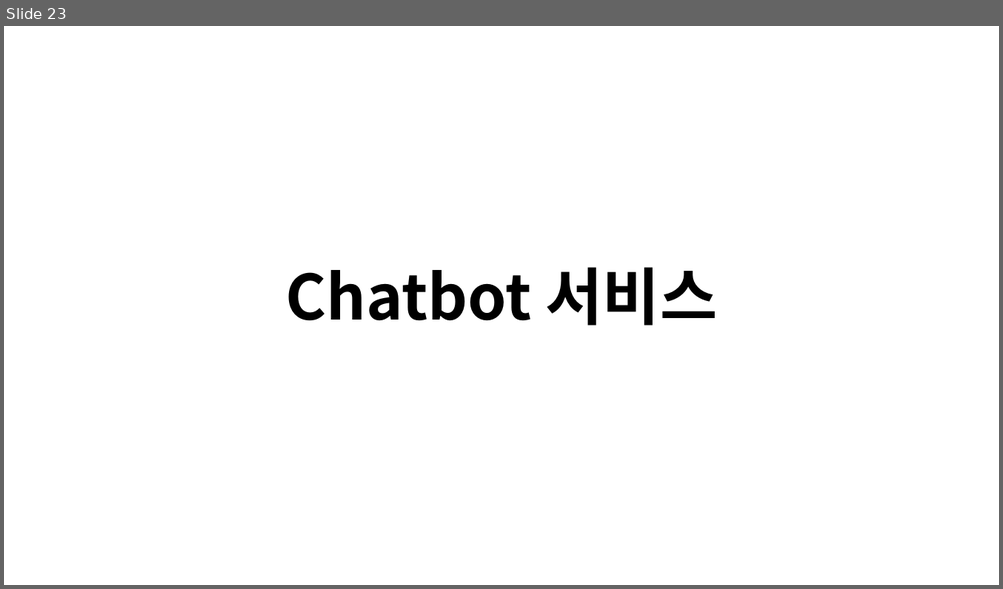
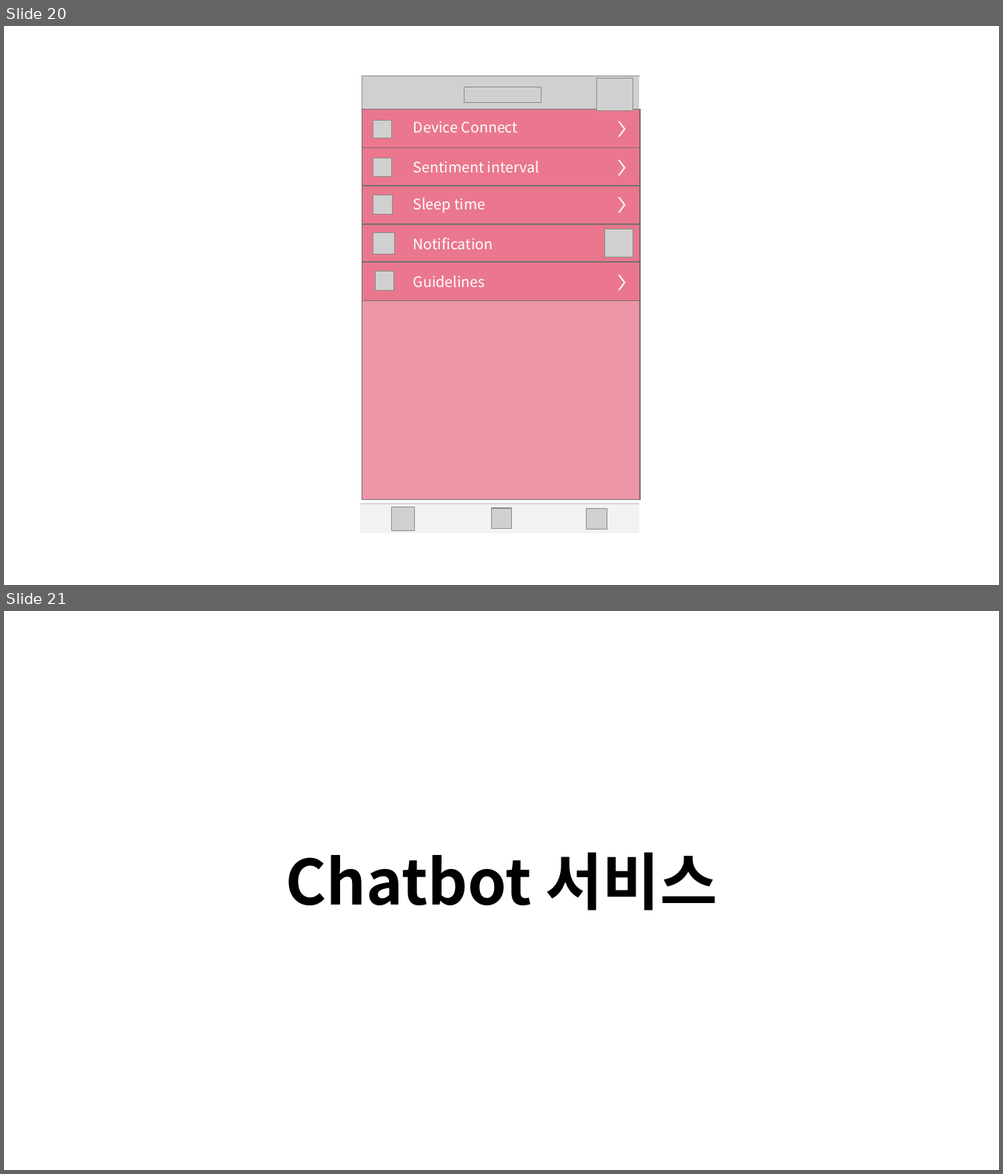
Before and after one commit to edicu2/Sentiment_Diffuser, a slide deck: documents/4. diffuser_디자인기획서/화면정의서_모바일.pptx. Shown one above the other, each under a label of ours: slide 23 before the commit, slides 20 and 21 after it. The pictures are 1003x589 and 1003x1174 pixels, drawn with LibreOffice and Linux fonts; fonts in the diff are those of the drawing; grey boxes stand for pictures. Boxes give left, top, right and bottom in pixels: in the first picture for what was removed or moved away, otherwise in the second. Text is boxed around its words. In the diff, an @@ line names an element or a change of style, - is before the commit and + after.

```diff
--- a/documents/4. diffuser_디자인기획서/화면정의서_모바일.pptx
+++ b/documents/4. diffuser_디자인기획서/화면정의서_모바일.pptx
@@ slide 20 added at [4,26,999,585], background #FFFFFF @@
@@ picture added at [361,76,641,110] @@
@@ picture added at [464,87,541,103] @@
@@ picture added at [597,79,633,111] @@
@@ rounded rectangle added at [640,76,670,566], fill #FFFFFF, outline #FFFFFF 1 pt @@
@@ rectangle added at [361,110,640,148], fill #EA778E, outline #767171 1 pt @@
@@ rounded rectangle added at [290,115,360,540], fill #FFFFFF, outline #FFFFFF 1 pt @@
@@ picture added at [373,120,391,138] @@
@@ text added at [413,121,518,133], 14 pt, text #FFFFFF @@
+Device Connect
@@ chevron added at [619,122,625,136], fill #FFFFFF, outline #FFFFFF 1 pt @@
@@ rectangle added at [361,147,640,187], fill #EA778E, outline #767171 1 pt @@
@@ picture added at [373,158,391,176] @@
@@ text added at [413,161,539,173], 14 pt, text #FFFFFF @@
+Sentiment interval
@@ chevron added at [619,161,625,175], fill #FFFFFF, outline #FFFFFF 1 pt @@
@@ rectangle added at [361,186,640,224], fill #EA778E, outline #767171 1 pt @@
@@ picture added at [373,195,392,215] @@
@@ text added at [413,198,485,213], 14 pt, text #FFFFFF @@
+Sleep time
@@ chevron added at [619,198,625,212], fill #FFFFFF, outline #FFFFFF 1 pt @@
@@ rectangle added at [361,224,640,264], fill #EA778E, outline #767171 1 pt @@
@@ picture added at [373,232,394,255] @@
@@ text added at [413,238,493,249], 14 pt, text #FFFFFF @@
+Notification
@@ picture added at [605,230,632,258] @@
@@ rectangle added at [361,263,640,301], fill #EA778E, outline #767171 1 pt @@
@@ rectangle added at [362,263,640,500], fill #EA778E at 77% opacity, outline #767171 1 pt @@
@@ picture added at [375,272,393,290] @@
@@ text added at [413,275,485,287], 14 pt, text #FFFFFF @@
+Guidelines
@@ chevron added at [619,276,625,290], fill #FFFFFF, outline #FFFFFF 1 pt @@
@@ rounded rectangle added at [233,340,239,369], fill #FFFFFF, outline #FFFFFF 1 pt @@
@@ rectangle added at [312,504,652,536], fill #F2F2F2, outline #D9D9D9 1 pt @@
@@ rectangle added at [360,503,641,534], fill #F8F8F8 @@
@@ picture added at [392,508,415,531] @@
@@ picture added at [492,508,512,530] @@
@@ picture added at [586,509,607,531] @@
@@ rounded rectangle added at [349,534,678,571], fill #FFFFFF, outline #FFFFFF 1 pt @@
@@ what was slide 23 is now slide 21 @@
```
Also in this commit, not shown: 9 slides changed, 6 other slides added, 9 slides removed, 2 other files.
